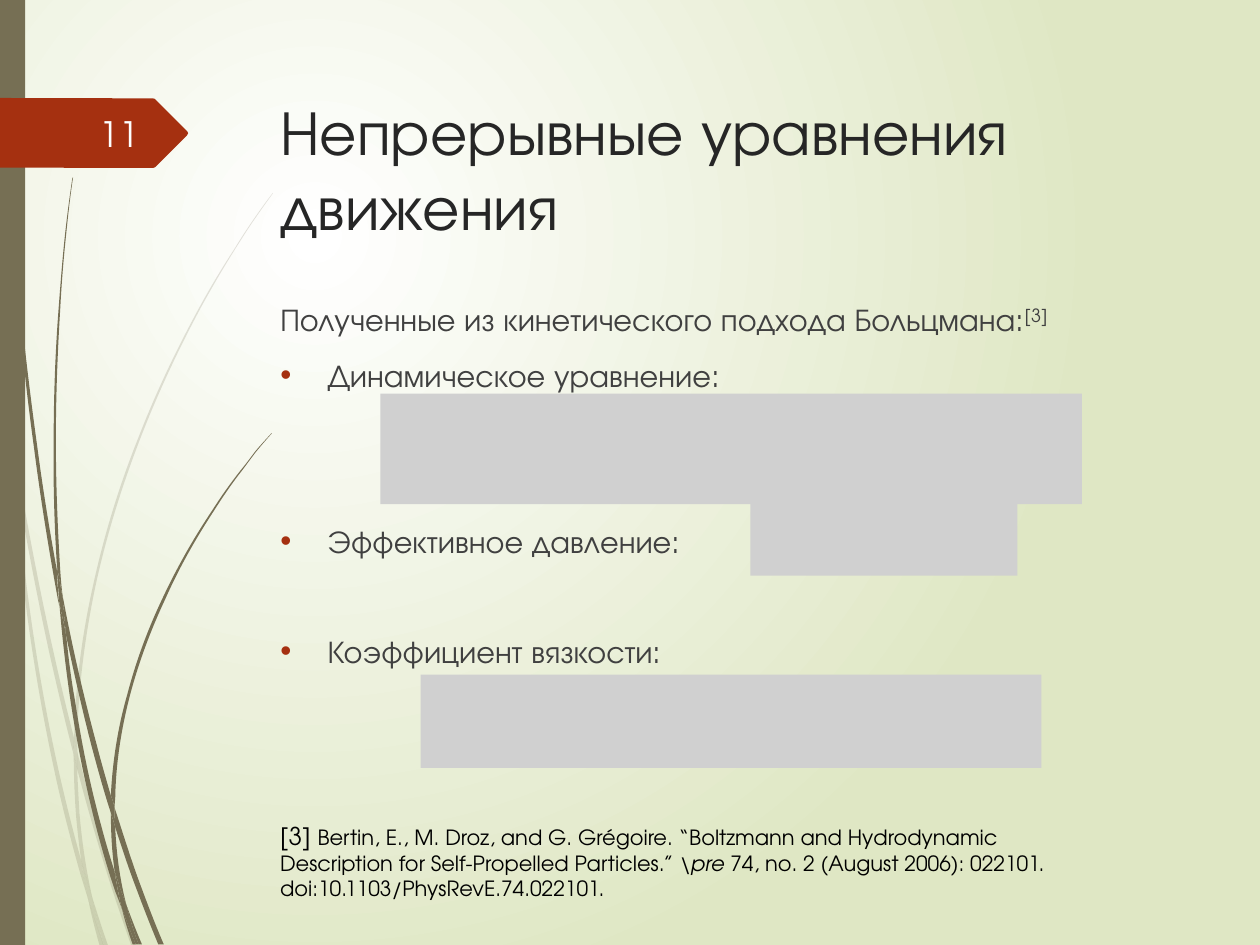
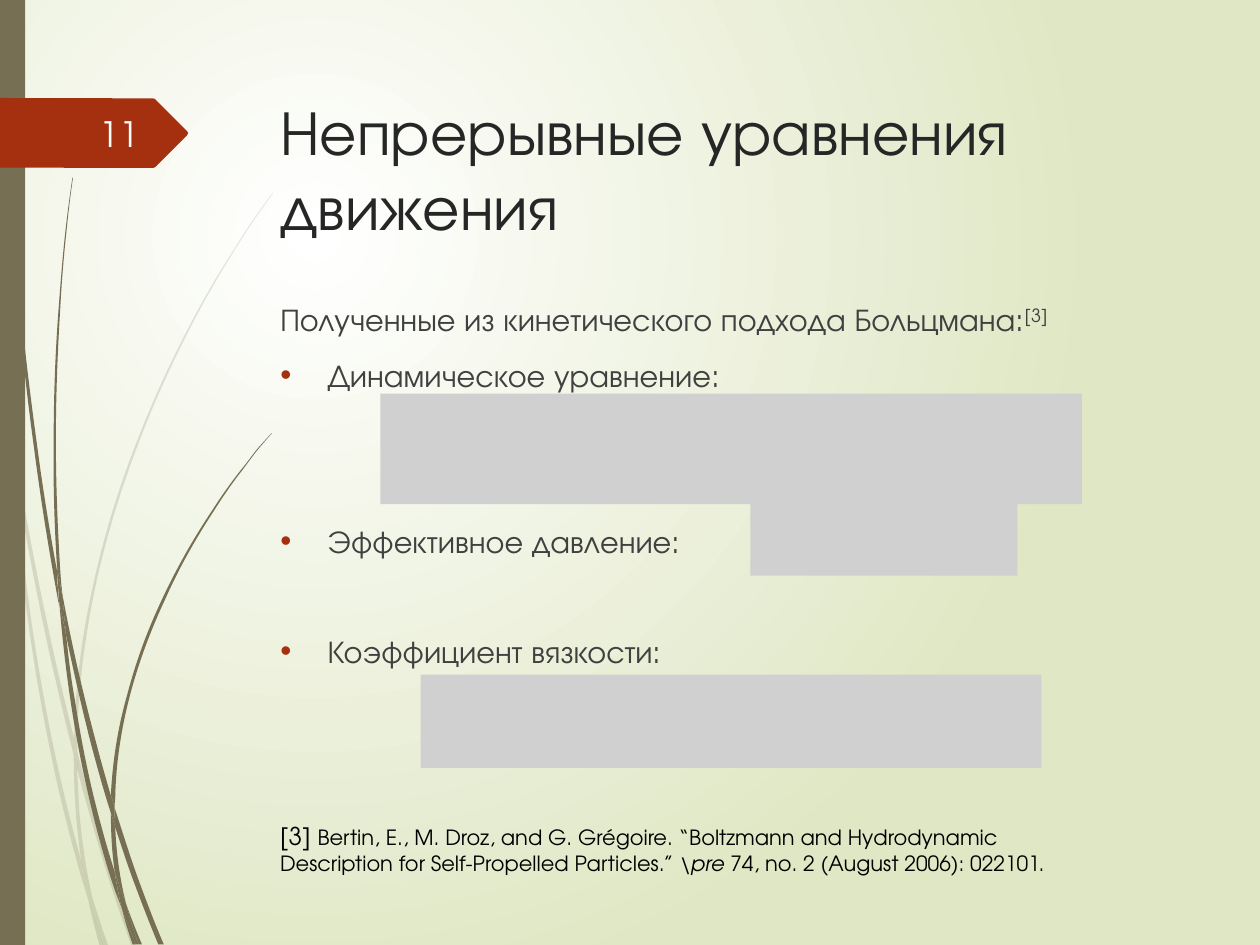
Before and after one commit to MPolovyi/my-colloids-Thesis, a slide deck: slide 11 of Presentation/Presentation.pptx. Drawn at 1260x945 pixels with LibreOffice and Linux fonts; fonts in the diff are those of the drawing; grey boxes stand for pictures. Boxes give left, top, right and bottom in pixels: in the first picture for what was removed or moved away, otherwise in the second. Text is boxed around its words. In the diff, an @@ line names an element or a change of style, - is before the commit and + after.

```diff
--- a/Presentation/Presentation.pptx
+++ b/Presentation/Presentation.pptx
@@ text at bbox=[280, 826, 1044, 876]: text changed @@
-[3] Bertin, E., M. Droz, and G. Grégoire. “Boltzmann and Hydrodynamic Description for Self-Propelled Particles.” \pre 74, no. 2 (August 2006): 022101. doi:10.1103/PhysRevE.74.022101.
+[3] Bertin, E., M. Droz, and G. Grégoire. “Boltzmann and Hydrodynamic Description for Self-Propelled Particles.” \pre 74, no. 2 (August 2006): 022101.
```
Also in this commit, not shown: 3 other slides changed, 27 other files.
